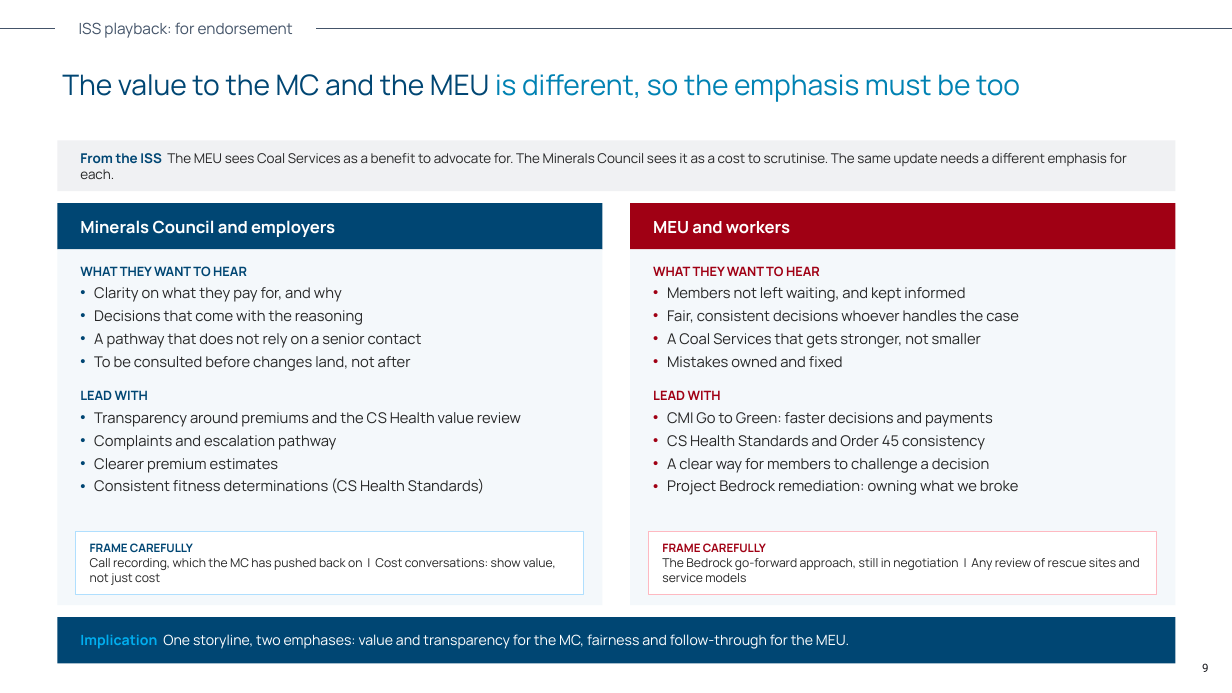
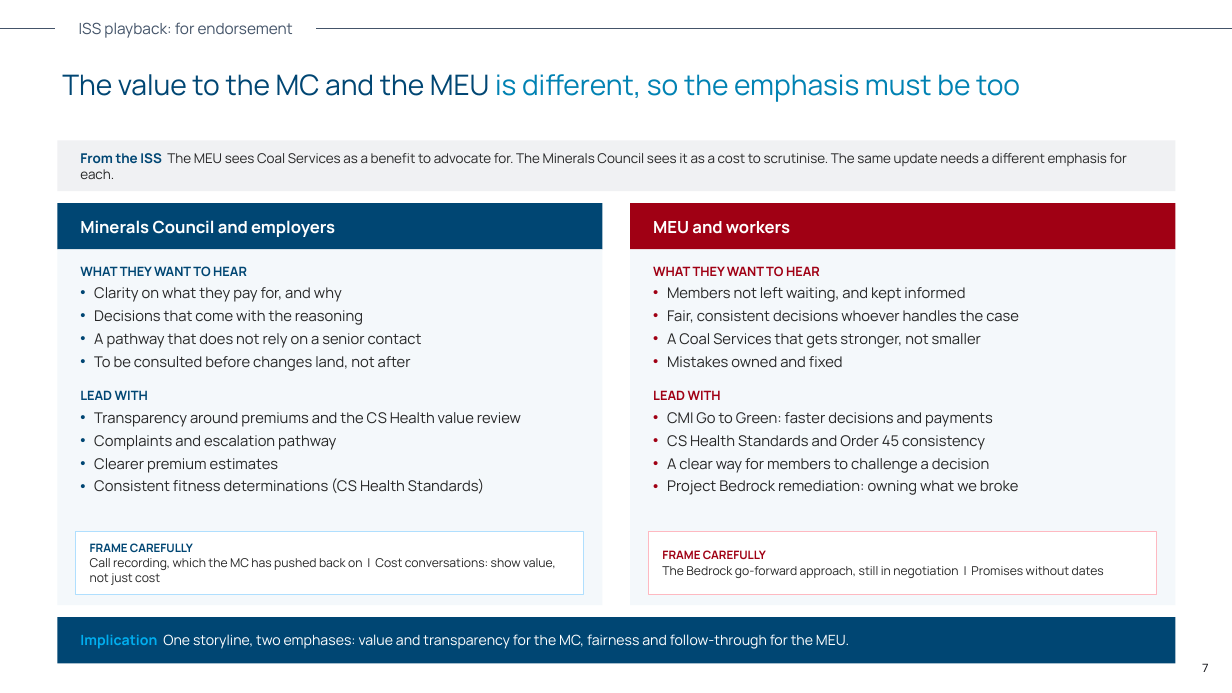
Before and after one commit to alyciawolf02/claude, a slide deck: slide 7 of outputs/ISS_Playback_For_Endorsement.pptx (slide 9 before the commit). Drawn at 1232x693 pixels with LibreOffice and Linux fonts; fonts in the diff are those of the drawing. Boxes give left, top, right and bottom in pixels: in the first picture for what was removed or moved away, otherwise in the second. Text is boxed around its words. In the diff, an @@ line names an element or a change of style, - is before the commit and + after.

```diff
--- a/outputs/ISS_Playback_For_Endorsement.pptx
+++ b/outputs/ISS_Playback_For_Endorsement.pptx
@@ text in rectangle at <box>662,566,1104,578</box>: text changed @@
-The Bedrock go-forward approach, still in negotiation | Any review of rescue sites and service models
+The Bedrock go-forward approach, still in negotiation | Promises without dates
@@ page number at <box>1202,663,1209,672</box>: text changed @@
-9
+7
```
Also in this commit, not shown: 6 other slides changed, 6 slides removed.
